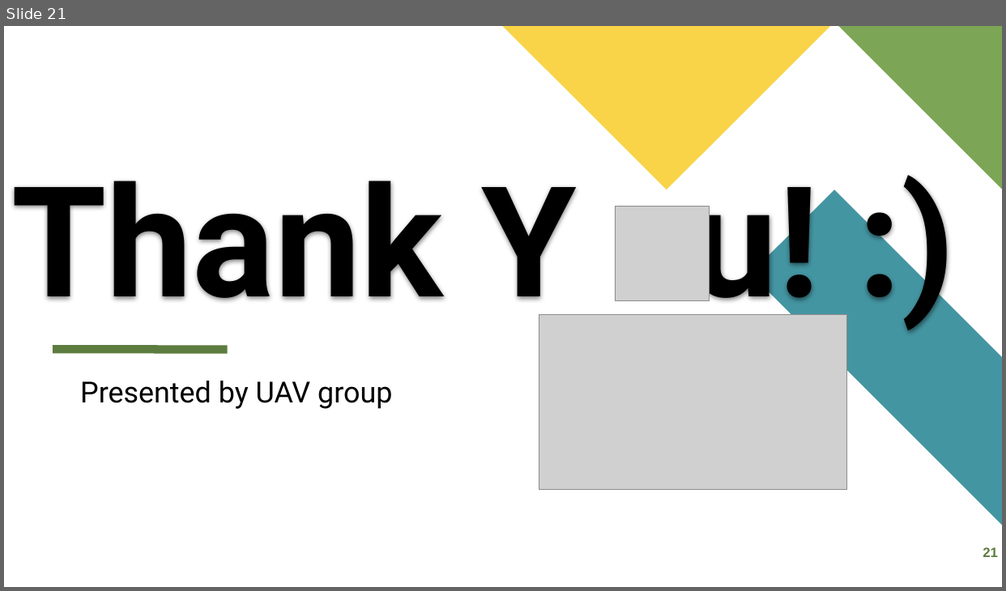
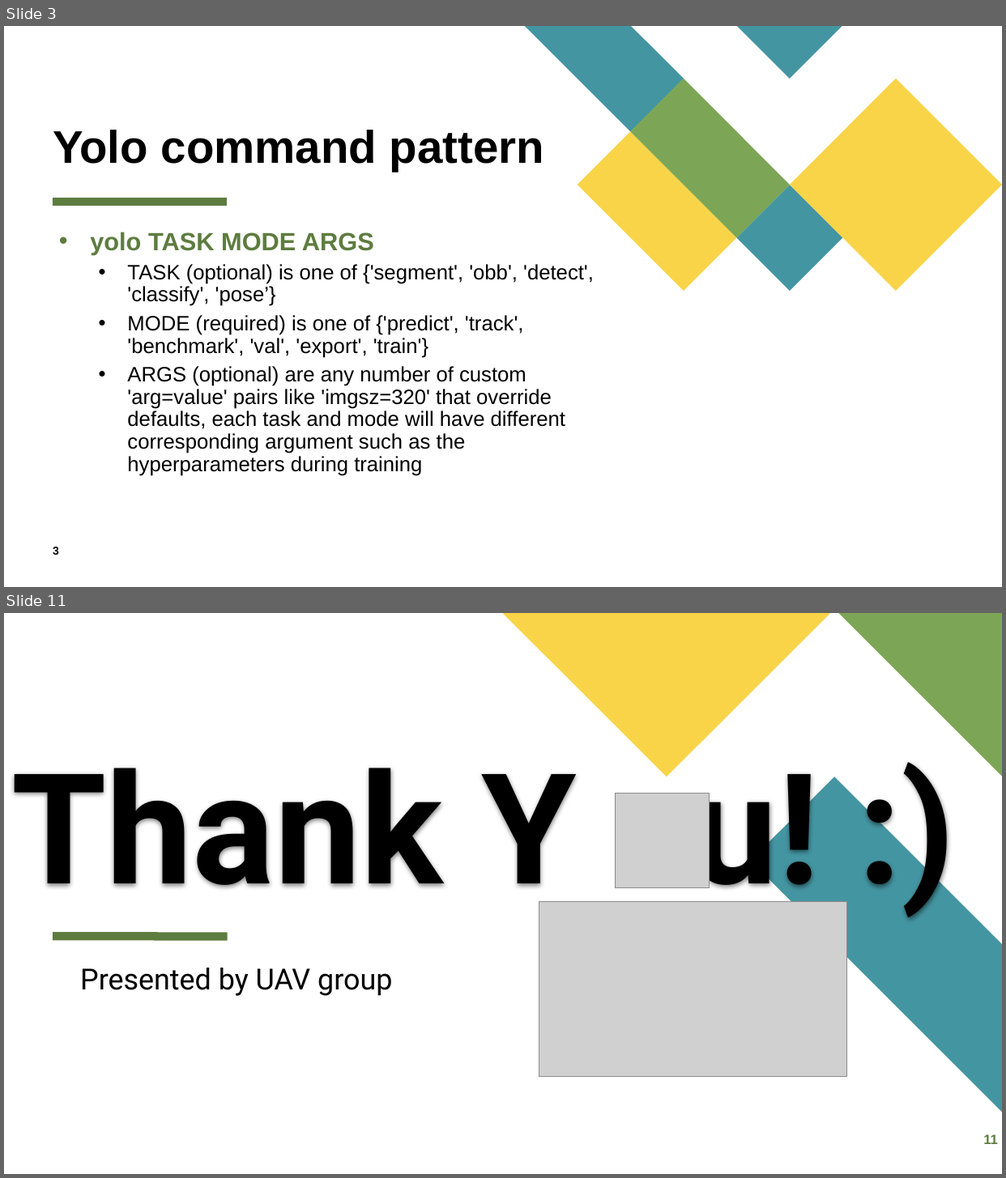
Before and after one commit to Kevin-Whoo/EE6008_48_UAV, a slide deck: EE6008_48_UAV_week4.pptx. Shown one above the other, each under a label of ours: slide 21 before the commit, slides 3 and 11 after it; the slides between them are not shown. The pictures are 1006x591 and 1006x1178 pixels, drawn with LibreOffice and Linux fonts; fonts in the diff are those of the drawing; grey boxes stand for pictures. Boxes give left, top, right and bottom in pixels: in the first picture for what was removed or moved away, otherwise in the second. Text is boxed around its words. In the diff, an @@ line names an element or a change of style, - is before the commit and + after.

```diff
--- a/EE6008_48_UAV_week4.pptx
+++ b/EE6008_48_UAV_week4.pptx
@@ slide 3 added at [4,26,1002,587], background #FFFFFF @@
@@ group added at [525,26,1002,291]: 5 freeform shapes @@
@@ title added at [53,130,544,171], 44 pt, text #000000, bold @@
+Yolo command pattern
@@ line added from (53, 202) to (227, 202), #5D7C3F 8 pt @@
@@ text added at [90,232,594,476], 20 pt, text #000000 @@
+• yolo TASK MODE ARGS
+  • TASK (optional) is one of {'segment', 'obb', 'detect', 'classify', 'pose’}
+  • MODE (required) is one of {'predict', 'track', 'benchmark', 'val', 'export', 'train'}
+  • ARGS (optional) are any number of custom 'arg=value' pairs like 'imgsz=320' that override defaults, each task and mode will have different corresponding argument such as the hyperparameters during training
@@ page number added at [53,547,59,555], 11 pt, text #000000, bold @@
+3
@@ what was slide 21 is now slide 11 @@
@@ page number at [983,1135,998,1144]: text changed @@
-21
+11
```
Also in this commit, not shown: 4 slides changed, 5 other slides added, 16 slides removed, 1 other file.
